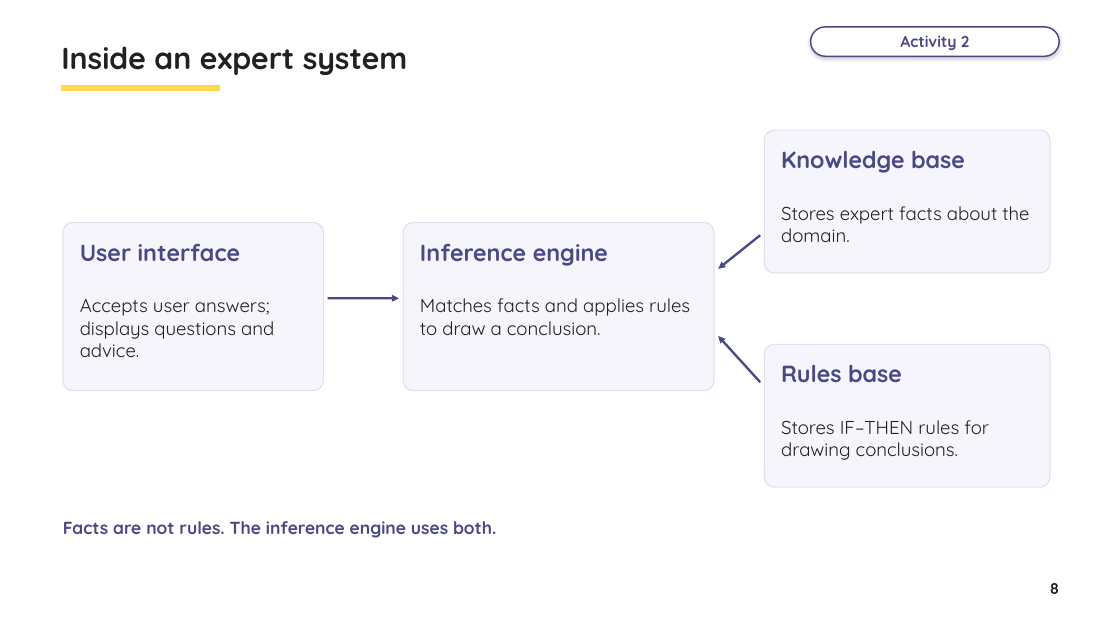
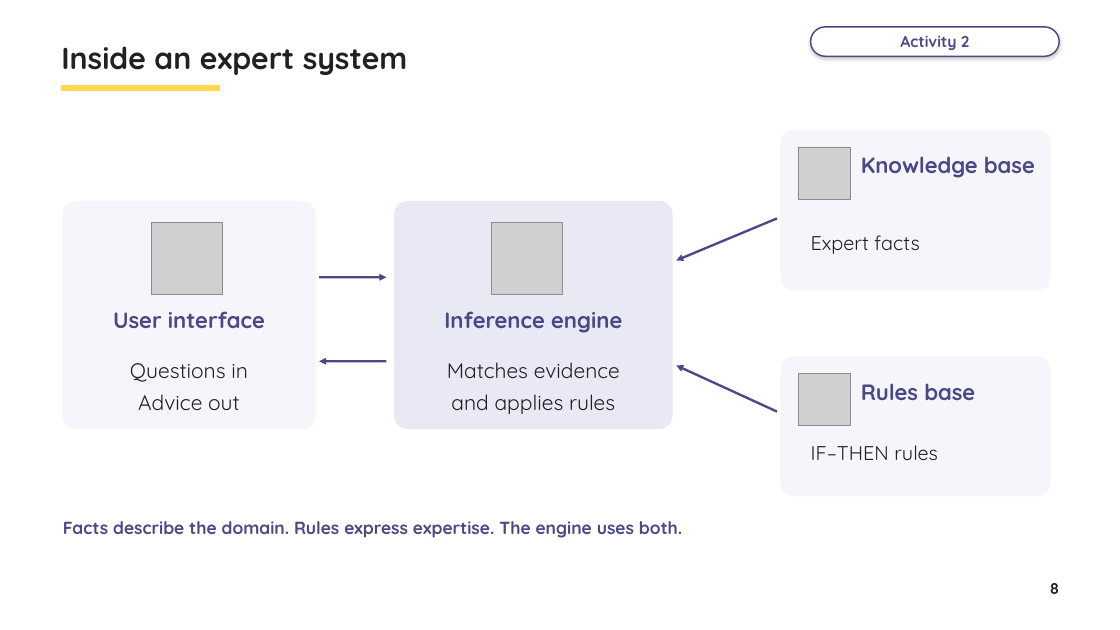
Before and after one commit to myk-sh/cs-lessons, a slide deck: slide 8 of 0478 P1/Artificial Intelligence/IGCSE_0478_Lesson_-_Artificial_Intelligence.pptx. Drawn at 1120x630 pixels with LibreOffice and Linux fonts; fonts in the diff are those of the drawing; grey boxes stand for pictures. Boxes give left, top, right and bottom in pixels: in the first picture for what was removed or moved away, otherwise in the second. Text is boxed around its words. In the diff, an @@ line names an element or a change of style, - is before the commit and + after.

```diff
--- a/0478 P1/Artificial Intelligence/IGCSE_0478_Lesson_-_Artificial_Intelligence.pptx
+++ b/0478 P1/Artificial Intelligence/IGCSE_0478_Lesson_-_Artificial_Intelligence.pptx
@@ outline #E1E0EF 1 pt to #F6F5FC 1 pt; proportions changed in 3 elements at [63,202,315,429], [781,357,1050,496], [781,130,1050,290] @@
@@ rounded rectangle: place and size @@
-rounded rectangle at [765,130,1050,273]
+rounded rectangle at [781,130,1050,290]
@@ picture added at [798,147,850,199] @@
@@ text "Knowledge base": place and size @@
-text "Knowledge base" at [781,150,965,173]
+text "Knowledge base" at [861,156,1035,178]
@@ text "Knowledge base" at [861,156,1035,178]: size 20 to 19 pt @@
@@ rounded rectangle: place and size @@
-rounded rectangle at [63,223,323,391]
+rounded rectangle at [63,202,315,429]
@@ rounded rectangle: place and size @@
-rounded rectangle at [403,223,714,391]
+rounded rectangle at [395,202,672,429]
@@ rounded rectangle at [395,202,672,429]: fill #F6F5FC to #E9E8F5; outline #E1E0EF 1 pt to #E9E8F5 1 pt; proportions changed @@
@@ picture added at [151,223,223,294] @@
@@ picture added at [492,223,563,294] @@
@@ arrow moved from (760, 235) - (718, 269) to (777, 218) - (676, 260) @@
@@ text at [811,235,920,254]: text changed; size 16 to 17 pt @@
-Stores expert facts about the domain.
+Expert facts
@@ arrow moved from (328, 298) - (399, 298) to (319, 277) - (386, 277) @@
@@ text "User interface": place and size @@
-text "User interface" at [80,243,240,261]
+text "User interface" at [113,311,265,328]
@@ text "User interface" at [113,311,265,328]: size 20 to 19 pt; alignment left to centre @@
@@ text "Inference engine" at [444,311,622,333]: size 20 to 19 pt; alignment left to centre @@
@@ text "Inference engine": place and size @@
-text "Inference engine" at [420,243,608,266]
+text "Inference engine" at [444,311,622,333]
@@ rounded rectangle: place and size @@
-rounded rectangle at [765,344,1050,487]
+rounded rectangle at [781,357,1050,496]
@@ text at [130,363,248,410]: text changed; size 16 to 18 pt @@
-Accepts user answers; displays questions and advice.
+Questions in
+Advice out
@@ arrow added from (386, 361) to (319, 361), #494985 2 pt @@
@@ text at [447,362,620,414]: text changed; size 16 to 18 pt @@
-Matches facts and applies rules to draw a conclusion.
+Matches evidence
+and applies rules
@@ arrow moved from (760, 382) - (718, 336) to (777, 412) - (676, 365) @@
@@ picture added at [798,374,850,426] @@
@@ text "Rules base" at [861,383,975,400]: size 20 to 19 pt @@
@@ text "Rules base": place and size @@
-text "Rules base" at [781,365,902,382]
+text "Rules base" at [861,383,975,400]
@@ text at [811,445,938,460]: text changed; size 16 to 17 pt @@
-Stores IF–THEN rules for drawing conclusions.
+IF–THEN rules
@@ text at [63,521,682,538]: text changed @@
-Facts are not rules. The inference engine uses both.
+Facts describe the domain. Rules express expertise. The engine uses both.
```
Also in this commit, not shown: 13 other slides changed, 1 slide added, 1 slide removed, 48 other files.
